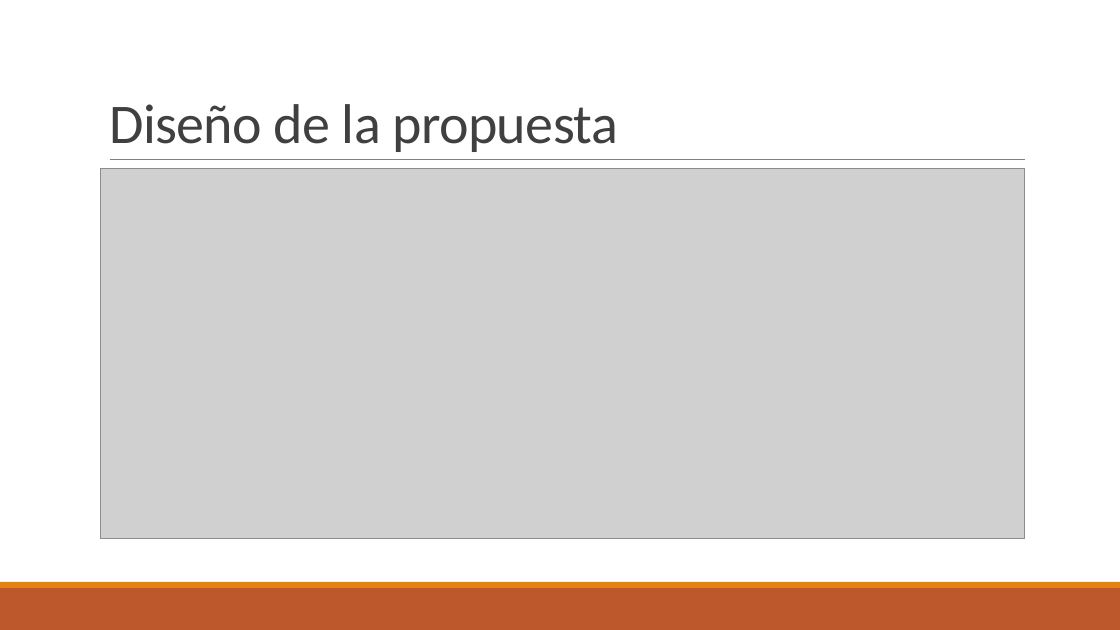
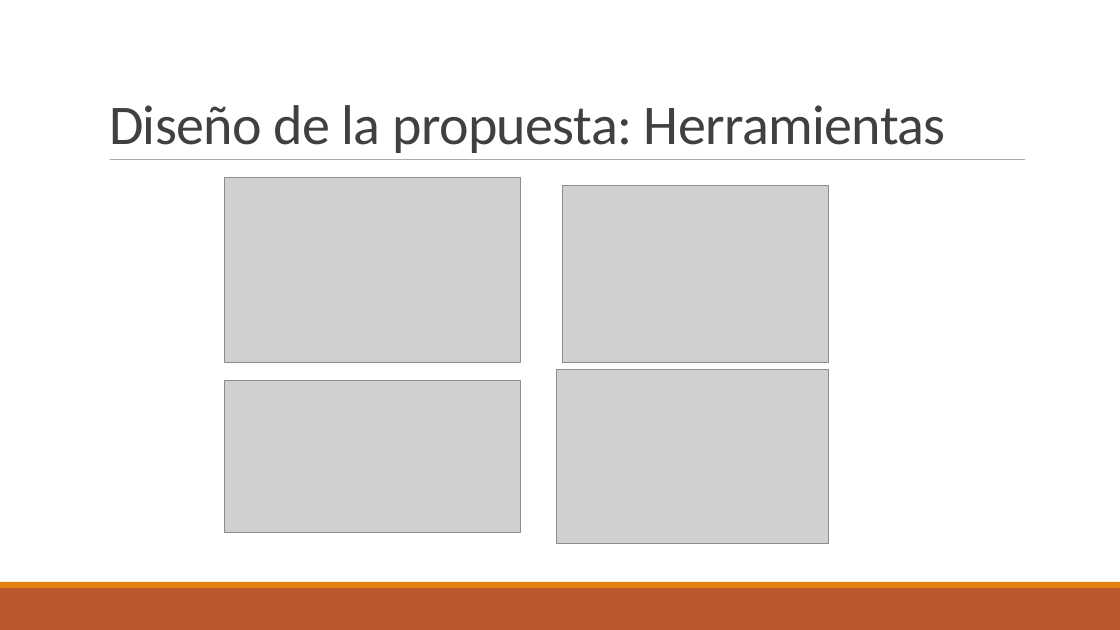
Before and after one commit to Edwinutec2017/tesisoracle-, a slide deck: slide 5 of nuevo/tesis_diapo_muestra.pptx (slide 6 before the commit). Drawn at 1120x630 pixels with LibreOffice and Linux fonts; fonts in the diff are those of the drawing; grey boxes stand for pictures. Boxes give left, top, right and bottom in pixels: in the first picture for what was removed or moved away, otherwise in the second. Text is boxed around its words. In the diff, an @@ line names an element or a change of style, - is before the commit and + after.

```diff
--- a/nuevo/tesis_diapo_muestra.pptx
+++ b/nuevo/tesis_diapo_muestra.pptx
@@ text at (109, 105, 946, 153): text changed @@
-Diseño de la propuesta
+Diseño de la propuesta: Herramientas
@@ picture removed at (101, 169, 1025, 539) @@
@@ line (110, 160) - (1026, 160): stroke #808080 0.5 pt to #808080 0.51 pt @@
@@ picture added at (224, 177, 521, 362) @@
@@ picture added at (563, 186, 828, 362) @@
@@ picture added at (224, 380, 521, 533) @@
@@ picture added at (556, 370, 828, 544) @@
```
Also in this commit, not shown: 8 other slides changed, 1 slide added, 1 slide removed.
